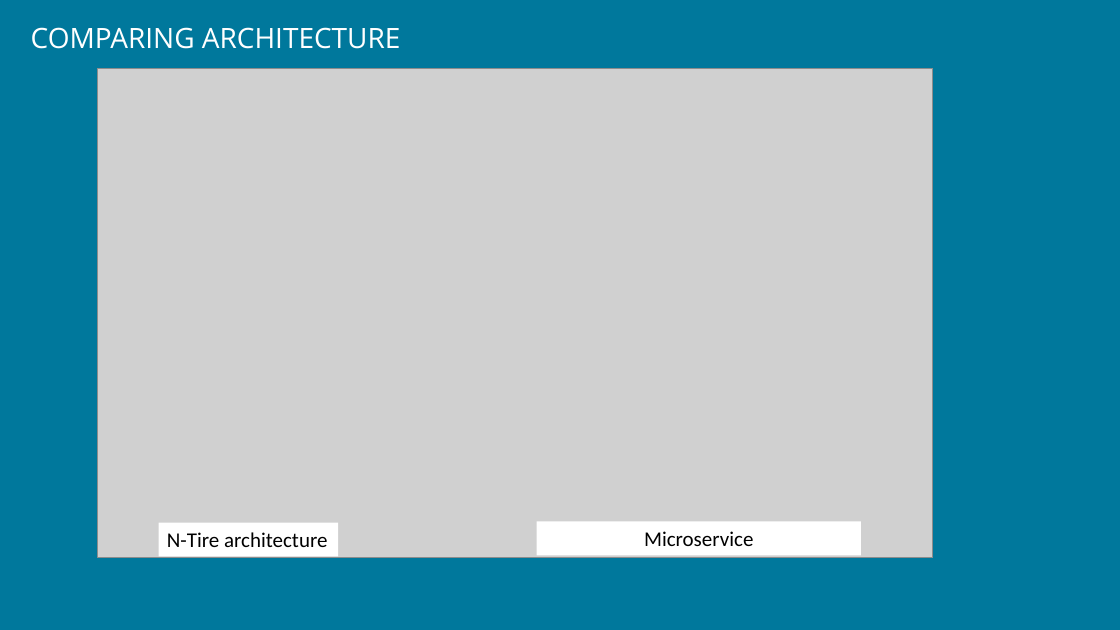
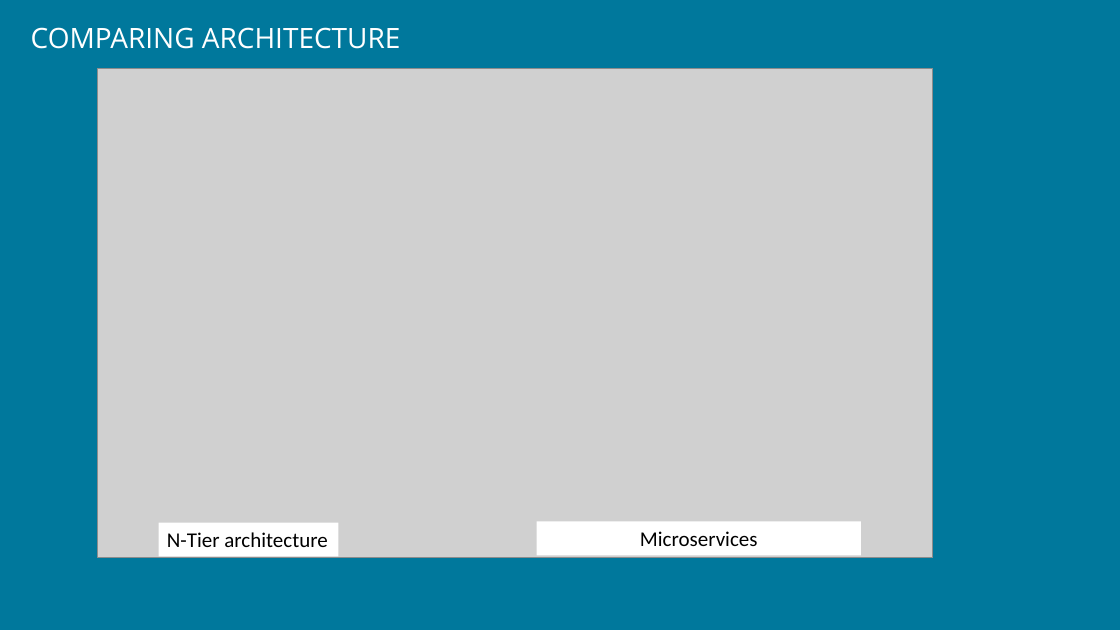
Before and after one commit to PawelTroka/Kubernetes-and-microservices-as-an-easy-way-to-build-scalable-solutions, a slide deck: slide 14 of Kubernetes & microservices as an easy way to build scalable solutions - short.pptx (slide 15 before the commit). Drawn at 1120x630 pixels with LibreOffice and Linux fonts; fonts in the diff are those of the drawing; grey boxes stand for pictures; background and template pictures are left out. Boxes give left, top, right and bottom in pixels: in the first picture for what was removed or moved away, otherwise in the second. Text is boxed around its words. In the diff, an @@ line names an element or a change of style, - is before the commit and + after.

```diff
--- a/Kubernetes & microservices as an easy way to build scalable solutions - short.pptx
+++ b/Kubernetes & microservices as an easy way to build scalable solutions - short.pptx
@@ text in rectangle at bbox=[167, 532, 327, 547]: text changed @@
-N-Tire architecture
+N-Tier architecture
@@ text in rectangle at bbox=[640, 531, 758, 546]: text changed @@
-Microservice
+Microservices
```
Also in this commit, not shown: 1 other slide changed, 3 slides removed.
